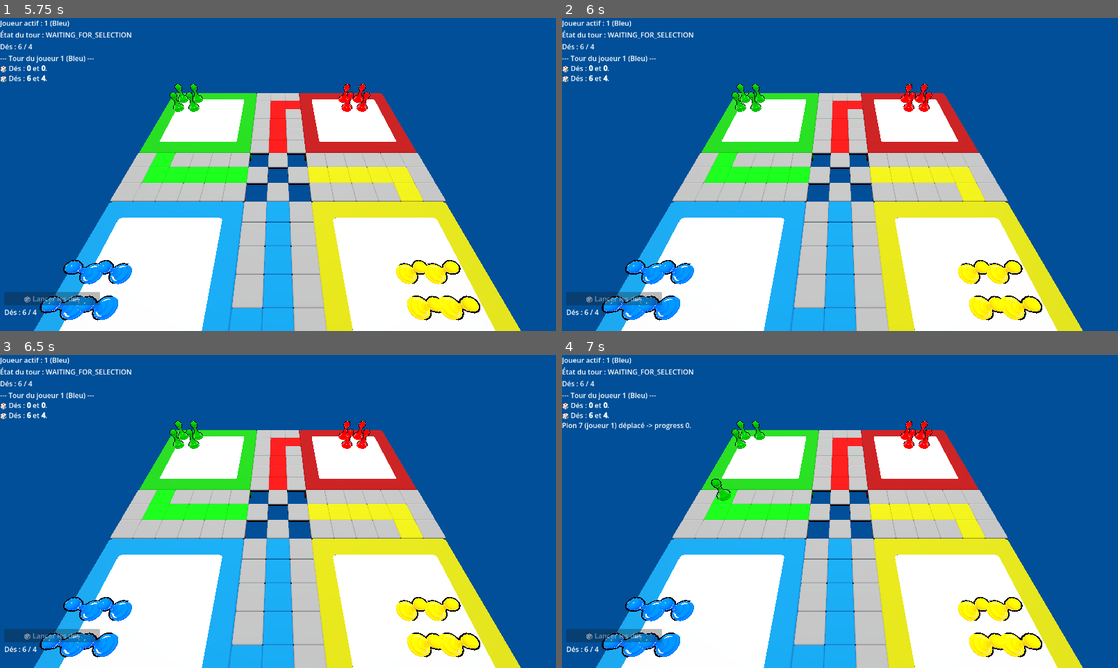
Above: before the commit, frames 1-4 (two rows, left to right).
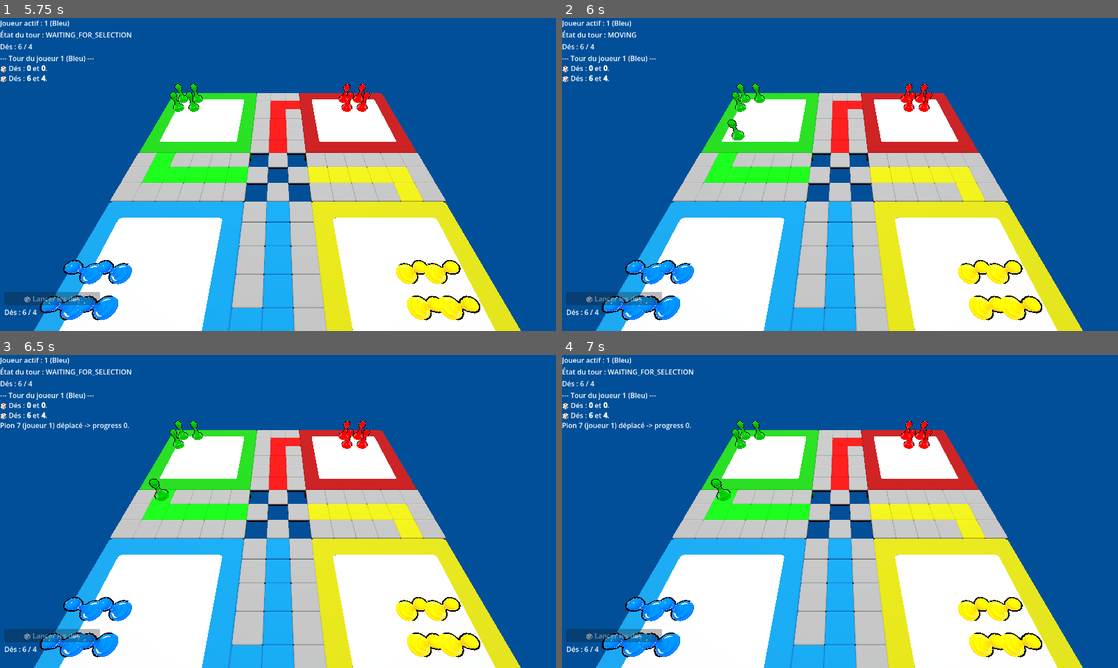
Above: after the commit, the same moments.

Repository: Davelerino/ludo-game
Game: Godot game, scene res://scenes/ui/main_menu.tscn
The game is run twice, just before and just after one commit, with the same random seed, the same clock (stepped at 60 frames per second) and the same inputs.
Inputs (mouse positions are in pixels of both pictures, inside the frame that each line leads up to):
- Up to frame 1 (5.75 s): click "Jouer" at 0.5 s; click "🎲 Lancer les dés" at 1.25 s; click "🎲 Lancer les dés" at 2 s; tap Enter at 2.75, 4.25 s; move the mouse to (250, 237) at 2.77 s; press the mouse at (250, 237) at 2.78 s; release the mouse at (250, 237) at 3.5 s; tap Space at 3.5, 5 s; drag from (444, 221) to (250, 237) at 3.52 s; move the mouse to (111, 127) at 4.27 s; press the mouse at (111, 127) at 4.28 s; release the mouse at (111, 127) at 5 s; drag from (305, 174) to (111, 127) at 5.02 s
- Up to frame 2 (6 s): tap Enter at 5.75 s; move the mouse to (756, 96) at 5.77 s; press the mouse at (756, 96) at 5.78 s
- Up to frame 3 (6.5 s): no input
- Up to frame 4 (7 s): release the mouse at (756, 433) at 6.5 s; tap Space at 6.5 s; drag from (962, 495) to (756, 433) at 6.52 s

Frame 1 is identical in both runs. In frame 2, 0.3% of the frame differs, in the area x 8-36%, y 4-40%; in frame 3, 0.4%, in the area x 0-36%, y 21-47%; in frame 4, nothing differs.

Commit message:
Corrige le journal HUD qui absorbait tous les clics sur le plateau
RichTextLabel a mouse_filter=STOP par defaut (contrairement a Label), et
mouse_filter ne se propage pas aux enfants -- seul le Control racine du
HUD avait ete passe en IGNORE. Le journal d'evenements (_log), qui
s'etend sur la quasi-totalite de l'ecran via SIZE_EXPAND_FILL, interceptait
donc silencieusement tous les clics avant qu'ils n'atteignent
PawnController._unhandled_input(), empechant toute selection de pion
meme avec un 6 au de.

Diff:
--- a/ui/hud/hud.gd
+++ b/ui/hud/hud.gd
@@ -48,6 +48,12 @@
 	_log.size_flags_vertical = Control.SIZE_EXPAND_FILL
 	_log.bbcode_enabled = true
 	_log.scroll_following = true
+	# RichTextLabel a mouse_filter=STOP par défaut (contrairement à Label) pour
+	# permettre la sélection de texte / les liens BBCode. Ce journal n'en a pas
+	# besoin, et son rect s'étend sur presque tout l'écran (EXPAND_FILL dans un
+	# conteneur plein écran) : sans IGNORE explicite, il absorbe tous les clics
+	# destinés au plateau 3D en dessous, avant qu'ils n'atteignent PawnController.
+	_log.mouse_filter = Control.MOUSE_FILTER_IGNORE
 	vbox.add_child(_log)
 
 
